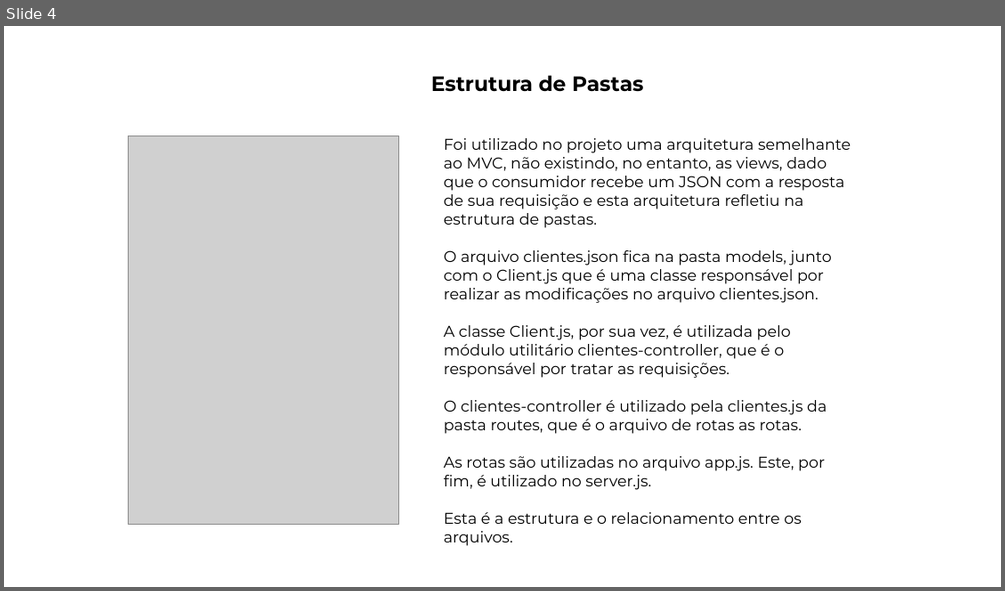
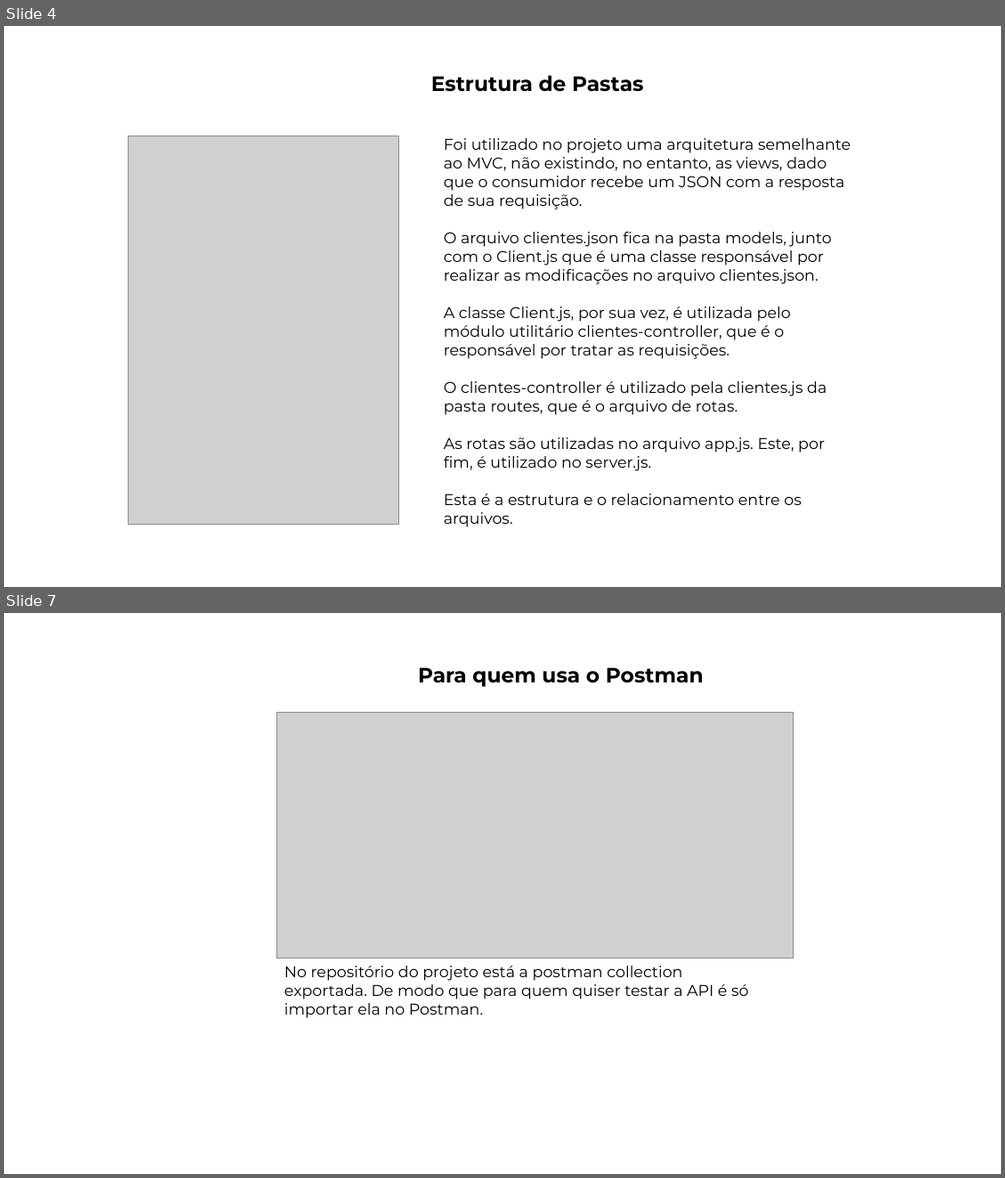
Before and after one commit to JdSeus/UCPEL_PI8, a slide deck: apresentacao.pptx. Shown one above the other, each under a label of ours: slide 4 before the commit, slides 4 and 7 after it; the slides between them are not shown. The pictures are 1005x591 and 1005x1178 pixels, drawn with LibreOffice and Linux fonts; fonts in the diff are those of the drawing; grey boxes stand for pictures; background and template pictures are left out. Boxes give left, top, right and bottom in pixels: in the first picture for what was removed or moved away, otherwise in the second. Text is boxed around its words. In the diff, an @@ line names an element or a change of style, - is before the commit and + after.

```diff
--- a/apresentacao.pptx
+++ b/apresentacao.pptx
@@ slide 7 added at (x1=4, y1=613, x2=1001, y2=1174), background picture (left out) @@
@@ text added at (x1=418, y1=667, x2=704, y2=687), 20 pt, text #000000, bold @@
+Para quem usa o Postman
@@ picture added at (x1=277, y1=712, x2=793, y2=957) @@
@@ text added at (x1=284, y1=965, x2=749, y2=1018), 15 pt, text #000000 @@
+No repositório do projeto está a postman collection exportada. De modo que para quem quiser testar a API é só importar ela no Postman.
@@ slide 4 changed as well @@
@@ text at (x1=444, y1=138, x2=850, y2=209): text changed @@
-Foi utilizado no projeto uma arquitetura semelhante ao MVC, não existindo, no entanto, as views, dado que o consumidor recebe um JSON com a resposta de sua requisição e esta arquitetura refletiu na estrutura de pastas.
+Foi utilizado no projeto uma arquitetura semelhante ao MVC, não existindo, no entanto, as views, dado que o consumidor recebe um JSON com a resposta de sua requisição.
@@ text at (x1=444, y1=381, x2=826, y2=415): text changed @@
-O clientes-controller é utilizado pela clientes.js da pasta routes, que é o arquivo de rotas as rotas.
+O clientes-controller é utilizado pela clientes.js da pasta routes, que é o arquivo de rotas.
```
Also in this commit, not shown: 5 other slides changed, 4 other slides added, 3 slides removed, 2 other files.
